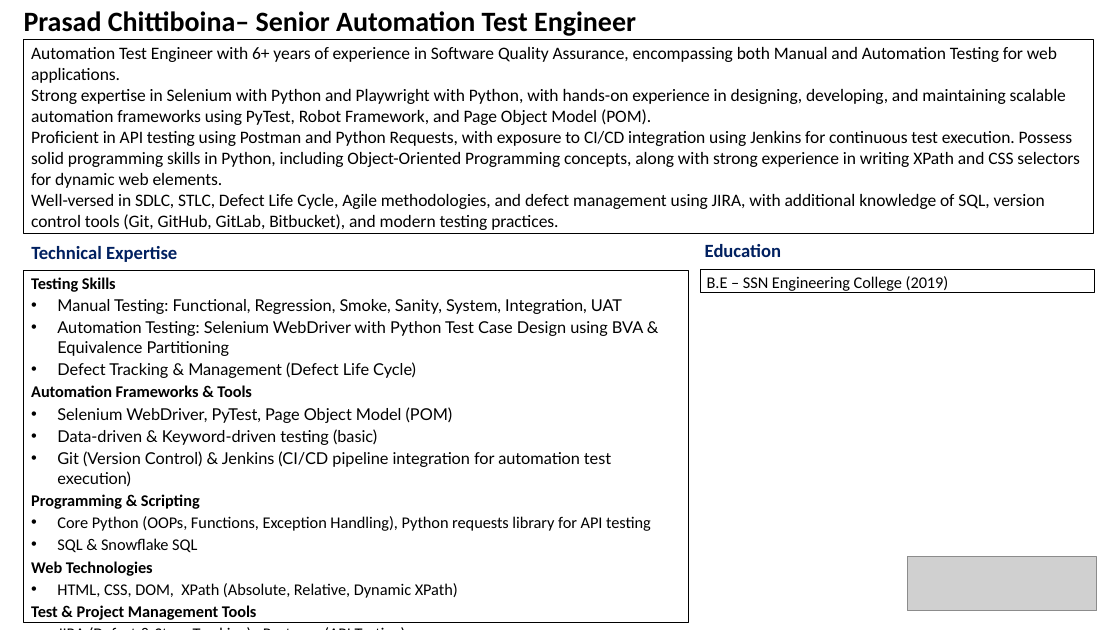
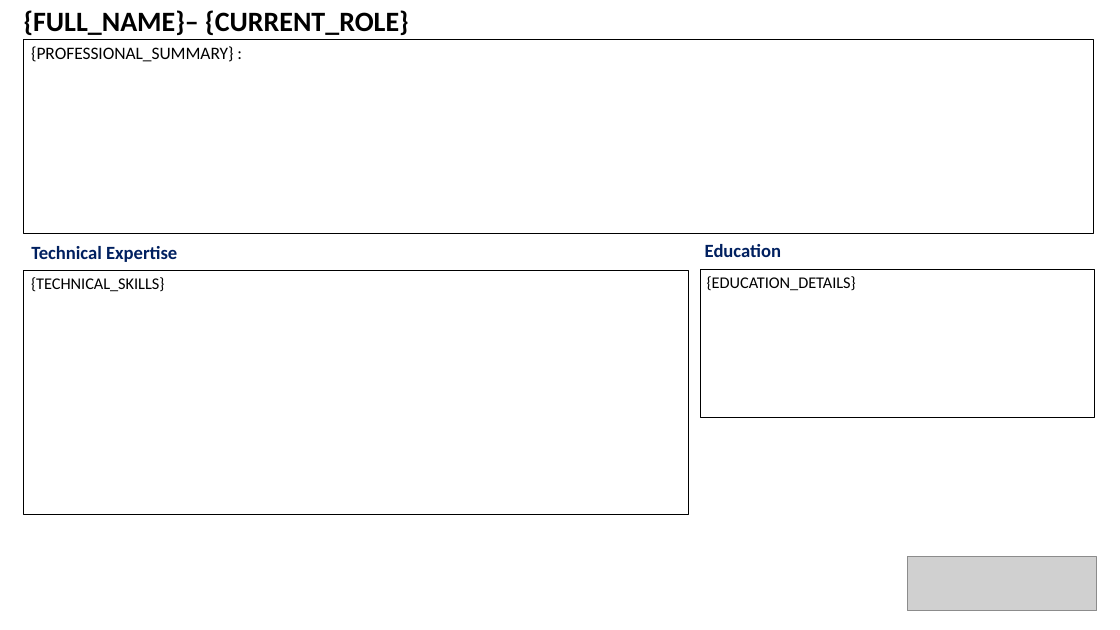
Before and after one commit to mehalisamanta/NexTA, a slide deck: slide 1 of templates/sample_ppt_template.pptx. Drawn at 1120x630 pixels with LibreOffice and Linux fonts; fonts in the diff are those of the drawing; grey boxes stand for pictures. Boxes give left, top, right and bottom in pixels: in the first picture for what was removed or moved away, otherwise in the second. Text is boxed around its words. In the diff, an @@ line names an element or a change of style, - is before the commit and + after.

```diff
--- a/templates/sample_ppt_template.pptx
+++ b/templates/sample_ppt_template.pptx
@@ text at bbox=[24, 10, 409, 35]: text changed @@
-Prasad Chittiboina– Senior Automation Test Engineer
+{FULL_NAME}– {CURRENT_ROLE}
@@ text in rectangle at bbox=[31, 46, 234, 62]: text changed @@
-Automation Test Engineer with 6+ years of experience in Software Quality Assurance, encompassing both Manual and Automation Testing for web applications.
-Strong expertise in Selenium with Python and Playwright with Python, with hands-on experience in designing, developing, and maintaining scalable automation frameworks using PyTest, Robot Framework, and Page Object Model (POM).
-Proficient in API testing using Postman and Python Requests, with exposure to CI/CD integration using Jenkins for continuous test execution. Possess solid programming skills in Python, including Object-Oriented Programming concepts, along with strong experience in writing XPath and CSS selectors for dynamic web elements.
-Well-versed in SDLC, STLC, Defect Life Cycle, Agile methodologies, and defect management using JIRA, with additional knowledge of SQL, version control tools (Git, GitHub, GitLab, Bitbucket), and modern testing practices.
+{PROFESSIONAL_SUMMARY} :
@@ rectangle "{TECHNICAL_SKILLS}": place and size @@
-rectangle "{TECHNICAL_SKILLS}" at bbox=[23, 271, 688, 623]
+rectangle "{TECHNICAL_SKILLS}" at bbox=[23, 271, 688, 514]
@@ text in rectangle at bbox=[31, 277, 164, 292]: text changed; font Lato to Calibri @@
-Testing Skills
-  • Manual Testing: Functional, Regression, Smoke, Sanity, System, Integration, UAT
-  • Automation Testing: Selenium WebDriver with Python Test Case Design using BVA & Equivalence Partitioning
-  • Defect Tracking & Management (Defect Life Cycle)
-Automation Frameworks & Tools
-• Selenium WebDriver, PyTest, Page Object Model (POM)
-• Data-driven & Keyword-driven testing (basic)
-• Git (Version Control) & Jenkins (CI/CD pipeline integration for automation test execution)
-Programming & Scripting
-• Core Python (OOPs, Functions, Exception Handling), Python requests library for API testing
-• SQL & Snowflake SQL
-Web Technologies
-• HTML, CSS, DOM, XPath (Absolute, Relative, Dynamic XPath)
-Test & Project Management Tools
-• JIRA (Defect & Story Tracking), Postman (API Testing)
+{TECHNICAL_SKILLS}
@@ rectangle "{EDUCATION_DETAILS}": place and size @@
-rectangle "{EDUCATION_DETAILS}" at bbox=[700, 270, 1094, 292]
+rectangle "{EDUCATION_DETAILS}" at bbox=[700, 270, 1094, 418]
@@ text in rectangle at bbox=[707, 276, 856, 291]: text changed @@
-B.E – SSN Engineering College (2019)
+{EDUCATION_DETAILS}
```
Also in this commit, not shown: 1 other slide changed, 3 slides added, 3 slides removed, 4 other files.
